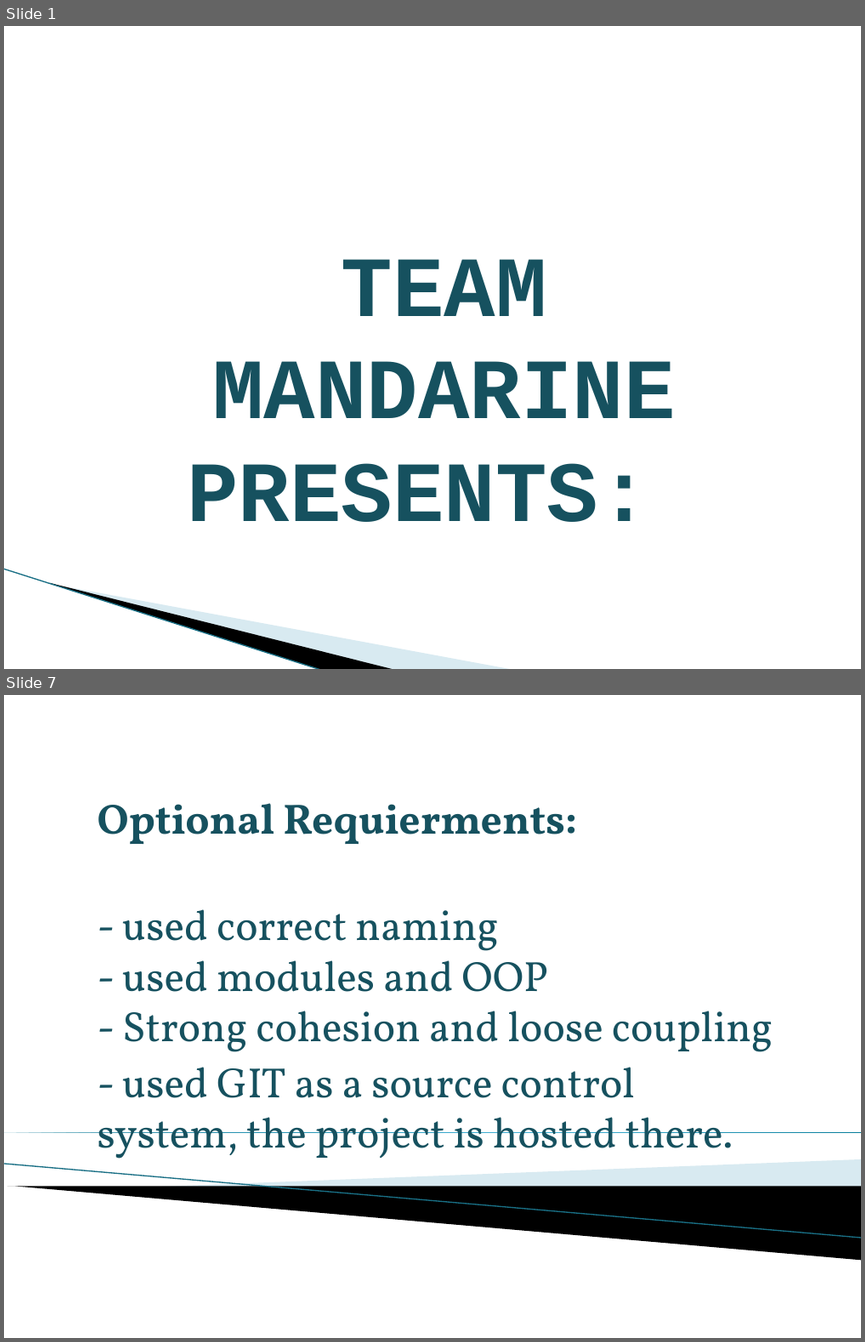
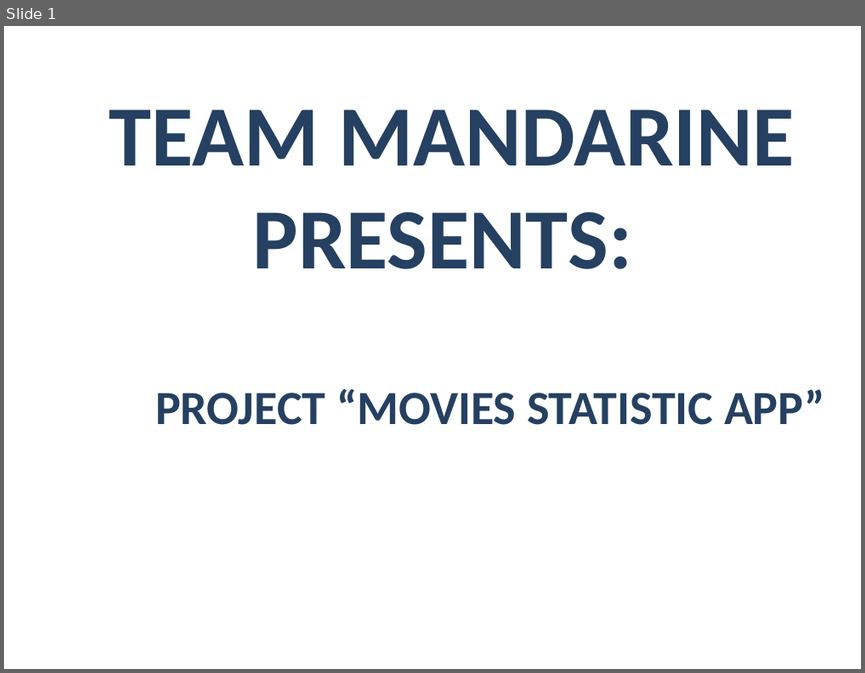
Before and after one commit to Acrelion/JS-Teamwork-Mandarine, a slide deck: Project Documentation/Presentation Mandarine.pptx. Shown one above the other, each under a label of ours: slides 1 and 7 before the commit, slide 1 after it; the slides between them are not shown. The pictures are 865x1342 and 865x673 pixels, drawn with LibreOffice and Linux fonts; fonts in the diff are those of the drawing; background and template pictures are left out. Boxes give left, top, right and bottom in pixels: in the first picture for what was removed or moved away, otherwise in the second. Text is boxed around its words. In the diff, an @@ line names an element or a change of style, - is before the commit and + after.

```diff
--- a/Project Documentation/Presentation Mandarine.pptx
+++ b/Project Documentation/Presentation Mandarine.pptx
@@ slide 7 removed at (4,695,861,1338), background #FFFFFF @@
@@ subtitle removed at (98,803,773,1158) @@
-Optional Requierments:
-- used correct naming
-- used modules and OOP
-- Strong cohesion and loose coupling
-- used GIT as a source control system, the project is hosted there.
@@ right triangle removed at (4,1132,861,1132) @@
@@ line removed from (4, 1163) to (861, 1237) @@
@@ freeform shape removed at (162,1159,861,1205) @@
@@ freeform shape removed at (7,1186,861,1259) @@
@@ slide 1 changed as well @@
@@ text "TEAM MANDARINE": place and size @@
-text "TEAM MANDARINE" at (187,259,675,522)
+text "TEAM MANDARINE" at (109,109,794,269)
@@ text "TEAM MANDARINE" at (109,109,794,269): font Courier New to Calibri, text colour #175160 to #254061, letter outline #23487C 0.71 pt to #5E457C 0.71 pt @@
@@ text added at (155,389,825,425), 40 pt, text #254061, bold @@
+PROJECT “MOVIES STATISTIC APP”
@@ line removed from (4, 568) to (322, 669) @@
@@ freeform shape removed at (49,582,396,669) @@
@@ freeform shape removed at (51,583,514,669) @@
```
Also in this commit, not shown: 2 other slides changed, 6 slides added, 5 other slides removed.
